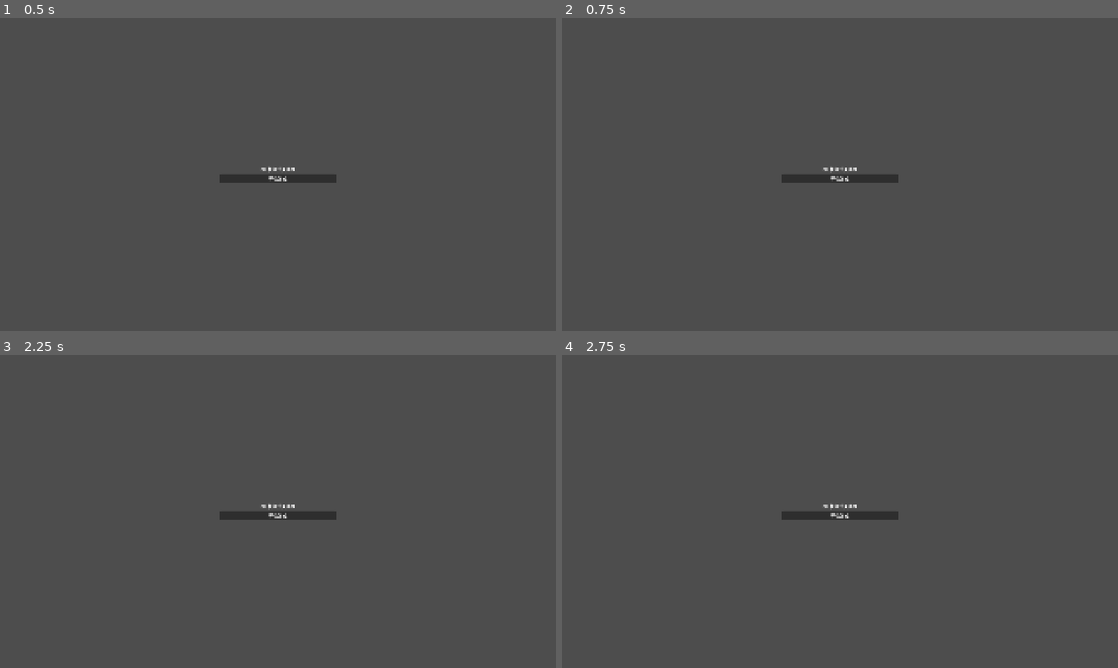
Above: before the commit, frames 1-4 (two rows, left to right).
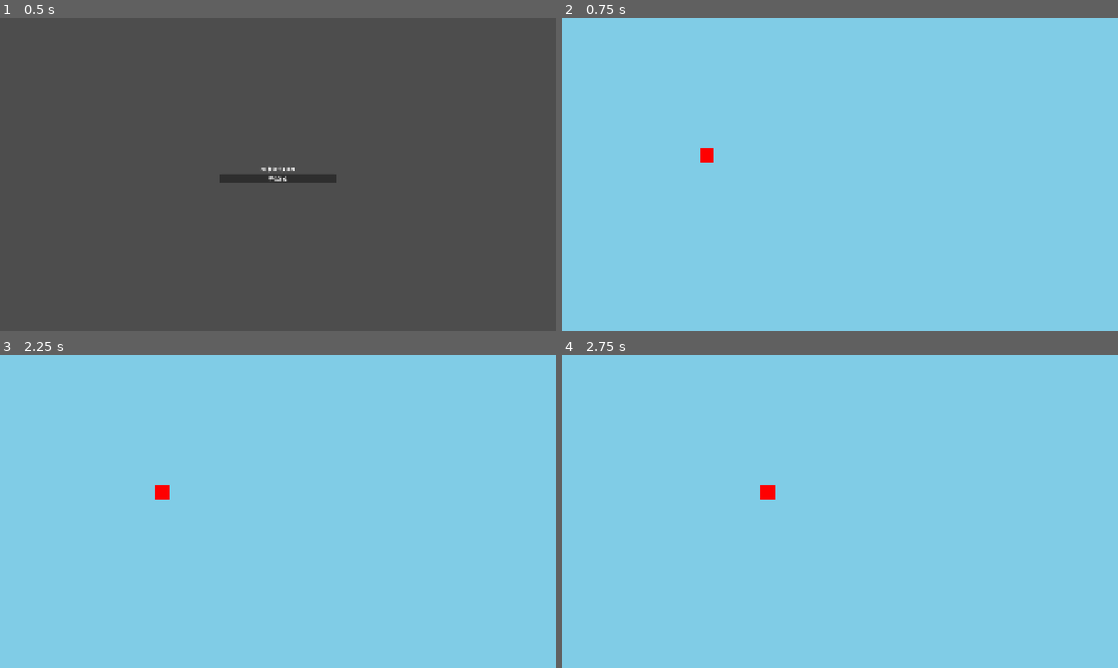
Above: after the commit, the same moments.

Repository: lxing01x/game_godot
Game: Godot game, scene res://main.tscn
Two runs of this game, one before a commit and one after it. Both use one fixed random seed, a clock stepped at 60 frames per second and the inputs below.
Inputs (mouse positions are in pixels of both pictures, inside the frame that each line leads up to):
- Up to frame 1 (0.5 s): no input
- Up to frame 2 (0.75 s): click "开始游戏" at 0.5 s
- Up to frame 3 (2.25 s): click (278, 514) at 1.25 s, where only the run before the commit has a clickable "开始游戏"; tap Enter at 2 s; hold D (move_right) from 2.03 s (still down)
- Up to frame 4 (2.75 s): keep holding D (move_right); tap Space (jump) at 2.27 s

Frame 1 is identical in both runs. In frame 2, 100% of the frame differs, in the area x 0-100%, y 0-100%; in frame 3, 100%; in frame 4, 100%.

Commit message:
feat: 添加基础玩家和测试玩家脚本及场景
refactor: 移除Godot编辑器缓存文件和配置

- 新增BasicPlayer.gd和TestPlayer.gd玩家控制脚本
- 创建basic_level.tscn和test_level.tscn测试场景
- 删除.editor和.godot目录下的缓存文件
- 更新project.godot移除dotnet相关配置
- 修改Main.gd加载场景路径为basic_level.tscn

Diff:
--- a/project.godot
+++ b/project.godot
@@ -30,10 +30,6 @@
 window/stretch/mode="canvas_items"
 window/stretch/aspect="expand"
 
-[dotnet]
-
-project/assembly_name="PlatformerGame"
-
 [input]
 
 move_left={
--- /dev/null
+++ b/scenes/basic_level.tscn
@@ -0,0 +1,23 @@
+[gd_scene load_steps=2 format=3]
+
+[ext_resource type="Script" path="res://scripts/BasicPlayer.gd" id="1"]
+
+[node name="BasicLevel" type="Node2D"]
+
+[node name="Background" type="ColorRect" parent="."]
+position = Vector2(0, 0)
+size = Vector2(1920, 1080)
+color = Color(0.5, 0.8, 0.9, 1)
+
+[node name="Player" type="CharacterBody2D" parent="."]
+position = Vector2(500, 500)
+script = ExtResource("1")
+
+[node name="Sprite" type="ColorRect" parent="Player"]
+position = Vector2(-25, -50)
+size = Vector2(50, 50)
+color = Color(1, 0, 0, 1)
+
+[node name="Camera2D" type="Camera2D" parent="."]
+position = Vector2(960, 540)
+current = true
--- /dev/null
+++ b/scenes/test_level.tscn
@@ -0,0 +1,34 @@
+[gd_scene load_steps=2 format=3]
+
+[ext_resource type="Script" path="res://scripts/TestPlayer.gd" id="1"]
+
+[node name="TestLevel" type="Node2D"]
+
+[node name="Background" type="ColorRect" parent="."]
+position = Vector2(0, 0)
+size = Vector2(1920, 1080)
+color = Color(0.5, 0.8, 0.9, 1)
+
+[node name="Ground" type="StaticBody2D" parent="."]
+
+[node name="GroundCollision" type="CollisionShape2D" parent="Ground"]
+
+[node name="GroundSprite" type="ColorRect" parent="Ground"]
+position = Vector2(0, 1000)
+size = Vector2(1920, 80)
+color = Color(0.4, 0.2, 0.1, 1)
+
+[node name="Player" type="CharacterBody2D" parent="."]
+position = Vector2(200, 900)
+script = ExtResource("1")
+
+[node name="PlayerSprite" type="ColorRect" parent="Player"]
+position = Vector2(-25, -50)
+size = Vector2(50, 50)
+color = Color(1, 0, 0, 1)
+
+[node name="PlayerCollision" type="CollisionShape2D" parent="Player"]
+
+[node name="Camera2D" type="Camera2D" parent="."]
+position = Vector2(960, 540)
+current = true
--- /dev/null
+++ b/scripts/BasicPlayer.gd
@@ -0,0 +1,15 @@
+extends CharacterBody2D
+
+@export var speed: float = 300.0
+
+func _ready():
+	print("BasicPlayer _ready() called")
+	print("Player position: ", position)
+
+func _physics_process(delta):
+	var direction: float = Input.get_axis("move_left", "move_right")
+	velocity.x = direction * speed
+	move_and_slide()
+
+	if direction != 0:
+		scale.x = sign(direction)
--- a/scripts/Main.gd
+++ b/scripts/Main.gd
@@ -11,7 +11,7 @@
 	print("Start button pressed")
 	title_screen.visible = false
 
-	var level_path: String = "res://scenes/level_simple.tscn"
+	var level_path: String = "res://scenes/basic_level.tscn"
 	print("Attempting to load scene: ", level_path)
 
 	if ResourceLoader.exists(level_path):
--- /dev/null
+++ b/scripts/TestPlayer.gd
@@ -0,0 +1,14 @@
+extends CharacterBody2D
+
+@export var speed: float = 300.0
+
+func _ready():
+	print("TestPlayer _ready() called")
+
+func _physics_process(delta):
+	var direction: float = Input.get_axis("move_left", "move_right")
+	velocity.x = direction * speed
+	move_and_slide()
+
+	if direction != 0:
+		scale.x = sign(direction)
